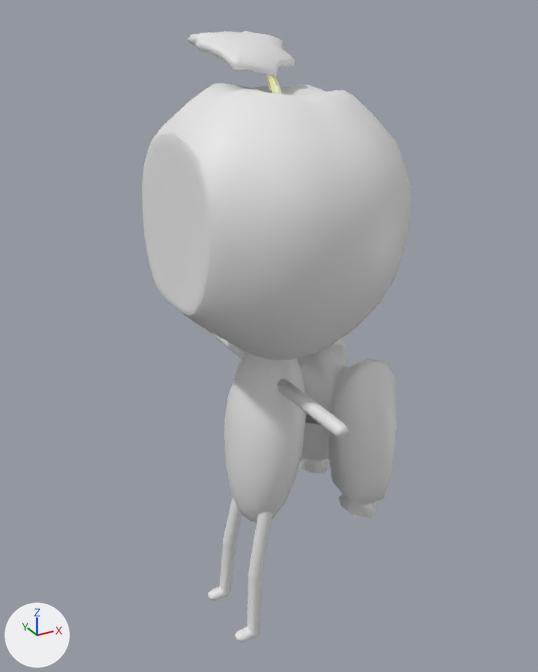
The FBX model Assets/Models-Animations/PlayerModel/Model and Texture/CharacterModel_EntireRig_Animations_NewV1.fbx as it was, and as the next commit left it.
The view is the same before and after, from a 50 mm camera at (-2.92, -5.42, 3.52) aimed at (0.14, 0.13, 0.75). Arrows for +X, +Y and +Z are at lower left; the lights stay in place.

In view in the first picture: 'Body', 'Face', 'Head', 'Jetpack', 'Leaf', 'Limbs', 'Stem'.
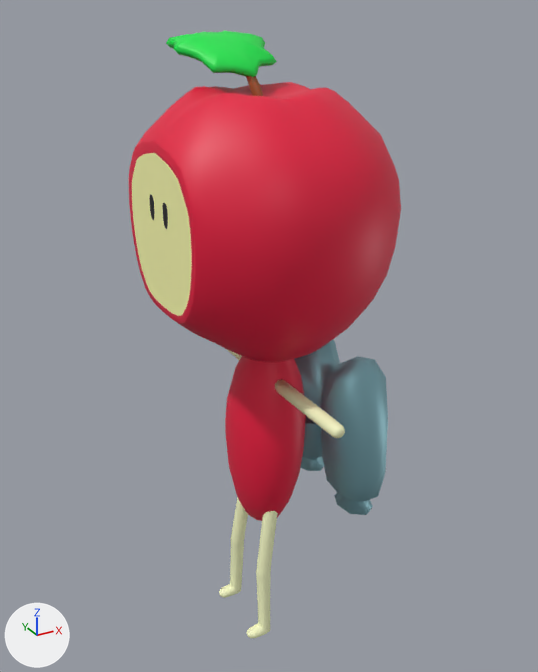
Commit message: Fixed Character

The change, as a diff of the scene's bpy script:
```diff
--- a/Assets/Models-Animations/PlayerModel/Model and Texture/CharacterModel_EntireRig_Animations_NewV1.fbx.py
+++ b/Assets/Models-Animations/PlayerModel/Model and Texture/CharacterModel_EntireRig_Animations_NewV1.fbx.py
@@ me_sphere_003 @@
 me_sphere_003.from_pydata(...)  # 178 vertices, 304 faces; spans x 0.42..1.7, y -1.11..1.16, z -3.38..-1.72
-me_sphere_003.materials.append(mat_bodymat)  # white #e7e7e7
+me_sphere_003.materials.append(mat_material)  # cyan #8ebfca
@@ me_sphere_005 @@
 me_sphere_005.from_pydata(...)  # 119 vertices, 161 faces; spans x -0.7..0.465, y 0.02..1.414, z 0.645..0.978
-me_sphere_005.materials.append(mat_bodymat)  # white #e7e7e7
+me_sphere_005.materials.append(mat_leafgreen)  # green #11ea4e
@@ me_sphere_002 @@
 me_sphere_002.from_pydata(...)  # 239 vertices, 400 faces; spans x -0.42..0.6, y -0.62..0.66, z -3.53..-0.95
-me_sphere_002.materials.append(mat_bodymat)  # white #e7e7e7
+me_sphere_002.materials.append(mat_bodyred)  # red #e7133e
@@ me_sphere_021 @@
 me_sphere_021.from_pydata(...)  # 79 vertices, 1 face; spans x -1.22..-1.21, y -0.86..0.9, z -1.1..0.15
-me_sphere_021.materials.append(mat_bodymat)  # white #e7e7e7
+me_sphere_021.materials.append(mat_facematerial)  # picture img_facetexture_png
@@ me_sphere_004 @@
 me_sphere_004.from_pydata(...)  # 825 vertices, 760 faces; spans x -1.22..1.63, y -1.55..1.58, z -1.63..0.58
+me_sphere_004.materials.append(mat_facered)  # red #e7133e
@@ ob_jetpack @@
 ob_jetpack = bpy.data.objects.new('Jetpack', me_sphere_003)
-ob_jetpack.location = (0.11, -0.01, 2.38)
-ob_jetpack.rotation_euler = (-0.000221, 0.0584, -0.0000129)  # degrees (0, 3.3, -0)
+ob_jetpack.location = (-0.14, -0.02, 2.38)
 ob_jetpack.scale = (0.726, 0.706, 1.0)
@@ ob_limbs @@
 ob_limbs = bpy.data.objects.new('Limbs', me_sphere_001)
-ob_limbs.location = (0.11, -0.01, 2.38)
-ob_limbs.rotation_euler = (-0.000221, 0.0584, -0.0000129)  # degrees (0, 3.3, -0)
+ob_limbs.location = (-0.03, -0.02, 2.38)
 ob_limbs.scale = (0.726, 0.706, 1.0)
@@ ob_leaf @@
 ob_leaf = bpy.data.objects.new('Leaf', me_sphere_005)
-ob_leaf.location = (0.11, -0.01, 2.38)
-ob_leaf.rotation_euler = (-0.000221, 0.0584, -0.0000129)  # degrees (0, 3.3, -0)
+ob_leaf.location = (-0.03, -0.02, 2.38)
 ob_leaf.scale = (0.726, 0.706, 1.0)
@@ ob_body @@
 ob_body = bpy.data.objects.new('Body', me_sphere_002)
-ob_body.location = (0.11, -0.01, 2.38)
-ob_body.rotation_euler = (-0.000221, 0.0584, -0.0000129)  # degrees (0, 3.3, -0)
+ob_body.location = (-0.03, -0.02, 2.38)
 ob_body.scale = (0.726, 0.706, 1.0)
@@ ob_face @@
 ob_face = bpy.data.objects.new('Face', me_sphere_021)
-ob_face.location = (0.11, -0.01, 2.38)
-ob_face.rotation_euler = (-0.000221, 0.0584, -0.0000129)  # degrees (0, 3.3, -0)
+ob_face.location = (-0.03, -0.02, 2.38)
 ob_face.scale = (0.726, 0.706, 1.0)
@@ ob_head @@
 ob_head = bpy.data.objects.new('Head', me_sphere_004)
-ob_head.location = (0.11, -0.01, 2.38)
-ob_head.rotation_euler = (-0.000221, 0.0584, -0.0000129)  # degrees (0, 3.3, -0)
+ob_head.location = (-0.03, -0.02, 2.38)
 ob_head.scale = (0.726, 0.706, 1.0)
@@ ob_stem @@
 ob_stem = bpy.data.objects.new('Stem', me_sphere_018)
-ob_stem.location = (0.11, -0.01, 2.38)
-ob_stem.rotation_euler = (0.0882, 0.052, 0.00487)  # degrees (5.1, 3, 0.3)
+ob_stem.location = (-0.03, -0.02, 2.38)
+ob_stem.rotation_euler = (0.0882, -0.0064, 0.00487)  # degrees (5.1, -0.4, 0.3)
 ob_stem.scale = (0.726, 0.706, 1.0)
```

Where the change shows, as pixel boxes [x1, y1, x2, y2] in the pictures (538 x 672 px):
'Head', recoloured, moved, turned (grey to red): before [142, 83, 412, 360]; after [129, 82, 401, 362]
'Jetpack', recoloured, moved, turned (grey to cyan): before [297, 339, 397, 518]; after [294, 340, 388, 515]
'Body', recoloured, moved, turned (grey to red): before [224, 352, 306, 522]; after [225, 356, 306, 521]
'Face', recoloured, moved, turned: before [145, 145, 206, 308]; after [132, 153, 192, 316]
'Limbs', moved, turned: before [208, 331, 348, 642]; after [219, 350, 345, 639]
'Leaf', recoloured, moved, turned (white to green): before [187, 31, 296, 76]; after [166, 30, 277, 77]
'Stem', moved, turned: before [266, 75, 282, 94]; after [246, 76, 263, 96]
